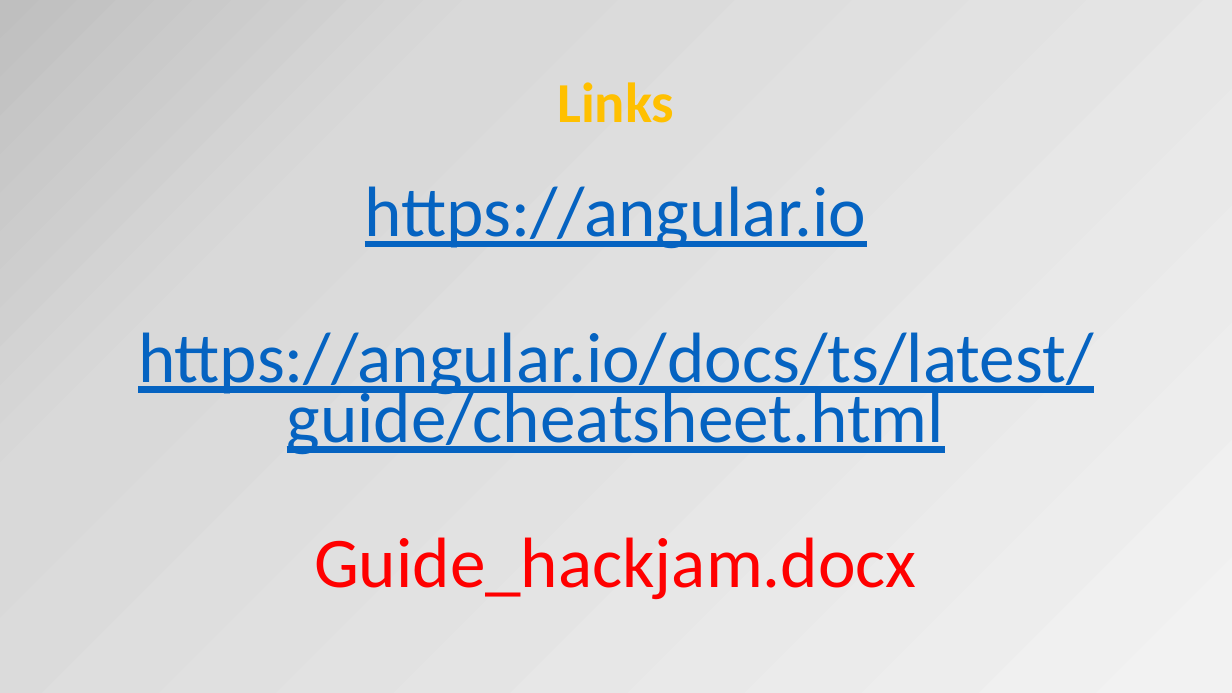
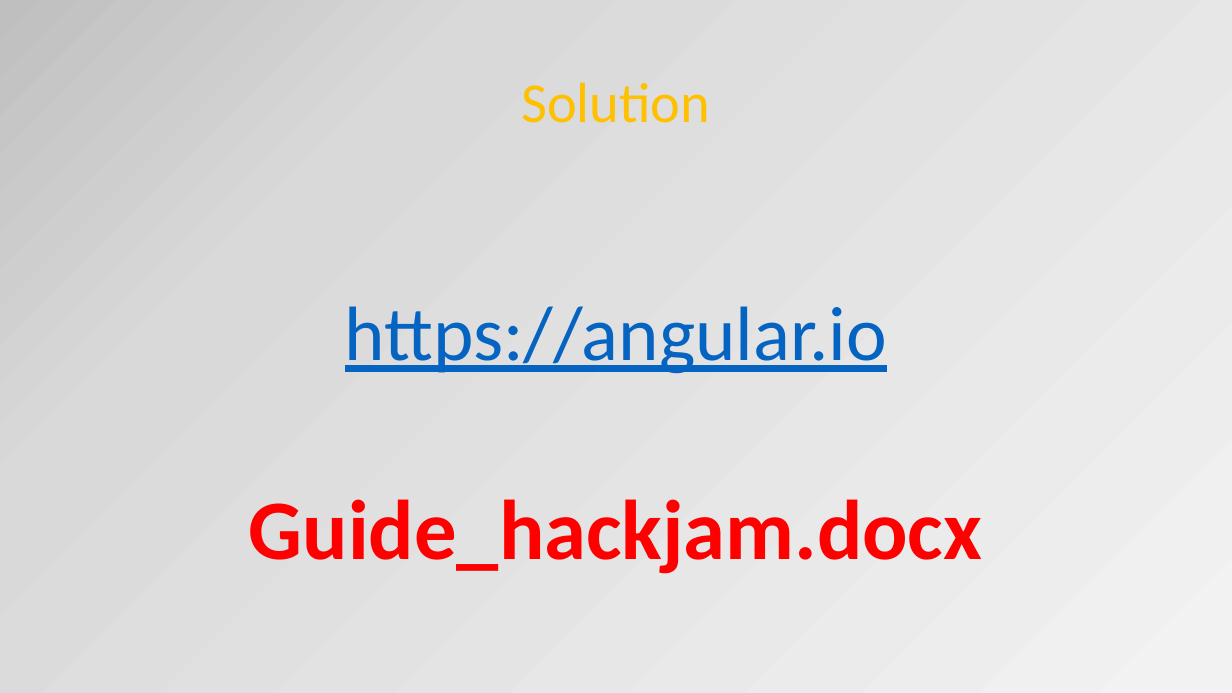
Before and after one commit to Ordina-JTech/hackjam-angular, a slide deck: slide 31 of Angular2.pptx. Drawn at 1232x693 pixels with LibreOffice and Linux fonts; fonts in the diff are those of the drawing. Boxes give left, top, right and bottom in pixels: in the first picture for what was removed or moved away, otherwise in the second. Text is boxed around its words. In the diff, an @@ line names an element or a change of style, - is before the commit and + after.

```diff
--- a/Angular2.pptx
+++ b/Angular2.pptx
@@ title at bbox=[521, 82, 710, 123]: text changed; bold off @@
-Links
+Solution
@@ text "https://angular.io" at bbox=[249, 306, 982, 574]: size 55.5 to 60 pt in "https://angular.io"; size 55.5 to 66 pt, bold on in "Guide_hackjam.docx"; line spacing 0.7 to 0.9 @@
@@ text at bbox=[138, 332, 1094, 455]: paragraph removed @@
-https://angular.io/docs/ts/latest/guide/cheatsheet.html
```
Also in this commit, not shown: 3 other slides changed.
